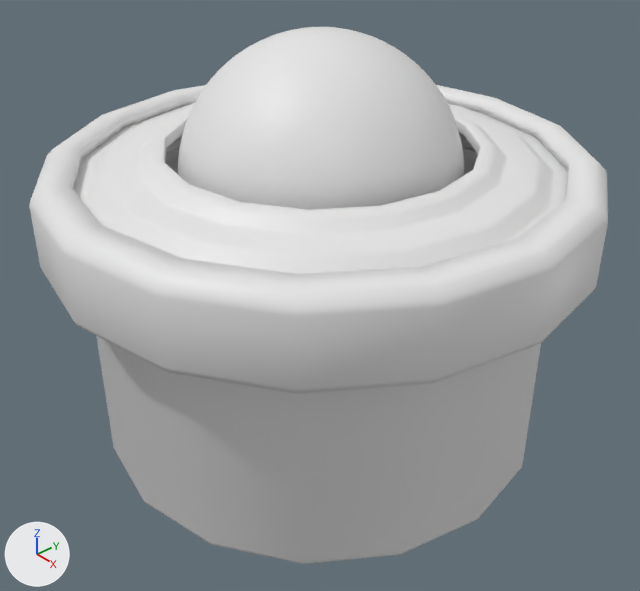
Renders of the Blender file BallTransferUnit.blend from each side of a commit.
Both versions are drawn from a 50 mm lens placed at (4.38, -3.82, 2.47), pointed at (0.14, -0.13, -0.88). The axes (+X, +Y, +Z) are drawn at lower left. The lights are the same throughout. The same objects are shown in both versions, whatever each file hides. Materials are left out; every surface is plain grey.

In view in the first picture: 'Icosphere', 'Lid', 'Pot'.
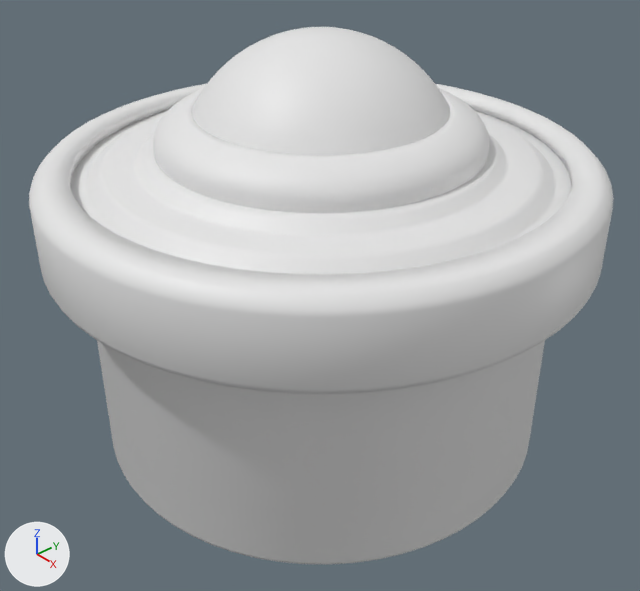
Patch to the scene script:
```diff
--- a/BallTransferUnit.blend.py
+++ b/BallTransferUnit.blend.py
@@ me_mesh_002 @@
+me_mesh_002.from_pydata(...)  # 22 vertices, 0 faces, 22 loose edges; spans x -0.494..-0.028, y -1.141..-0.844, z 0.0
@@ ob_lid @@
 _m = ob_lid.modifiers.new('Screw', 'SCREW')
 _m.steps = 64
+_m.render_steps = 64
 _m.axis = 'Y'
@@ ob_pot @@
 _m = ob_pot.modifiers.new('Screw', 'SCREW')
 _m.steps = 64
+_m.render_steps = 64
 _m.axis = 'Y'
@@ ob_nylonseal @@
+ob_nylonseal = bpy.data.objects.new('NylonSeal', me_mesh_002)
+ob_nylonseal.location = (0.0, 0.0, 0.0)
+ob_nylonseal.rotation_euler = (-1.571, 1.571, 0.0)  # degrees (-90, 90, 0)
+_m = ob_nylonseal.modifiers.new('Screw', 'SCREW')
+_m.steps = 64
+_m.render_steps = 64
+_m.axis = 'X'
+_m.merge_threshold = 0.0
```

Where the change shows, as pixel boxes [x1, y1, x2, y2] in the pictures (640 x 591 px):
'Pot', modifiers changed
    before: [29, 85, 608, 564]
    after: [29, 84, 614, 564]
'Lid', modifiers changed
    before: [73, 103, 568, 274]
    after: [70, 110, 572, 275]
'NylonSeal', added
    after: [153, 88, 489, 213]
